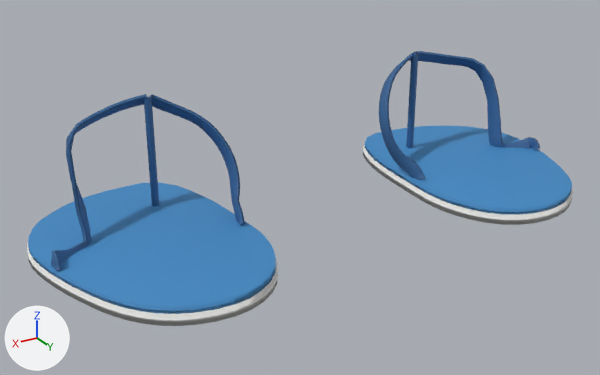
One commit to the glTF model assets-src/roupas/tenis/06_chinelo.glb: the scene before it, then after it.
Both versions are drawn from a 50 mm camera at (0.374, 0.525, 0.305) aimed at (0.028, -0.051, 0.017). Lighting does not change. The marker at lower left points along +X, +Y and +Z. The picture after the commit comes second.

Objects in the first picture: 'chinelo'.
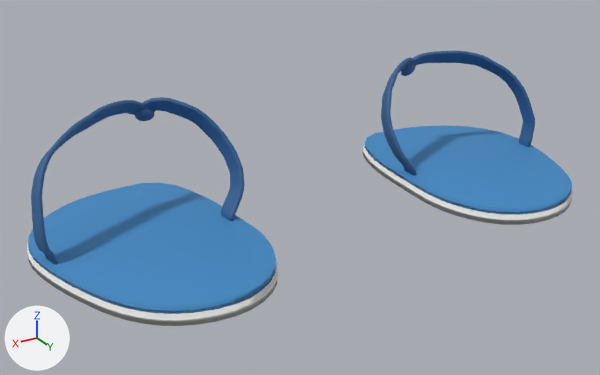
Commit message: Patoleiro como chapéu e tiras do chinelo refeitas

Edits to the scene script, one JSON object a line:
```json
{"block": "me_chinelo", "where": "# used by ob_chinelo; location = (0.0, 0.0, 0.0)"}
{"op": "remove", "block": "me_chinelo", "code": "me_chinelo.from_pydata(...)  # 876 vertices, 1712 faces; spans x -0.257..0.257, y -0.166..0.068, z -0.011..0.104"}
{"op": "add", "block": "me_chinelo", "code": "me_chinelo.from_pydata(...)  # 1708 vertices, 3376 faces; spans x -0.257..0.257, y -0.166..0.068, z -0.011..0.102"}
{"block": "me_chinelo", "change": "me_chinelo part 1: the loose piece of 112 vertices spanning x -0.141..-0.08, y -0.121..-0.031, z -0.001..0.104 is rebuilt with 298 vertices and now spans x -0.147..-0.078, y -0.124..-0.046, z 0.003..0.099"}
{"block": "me_chinelo", "change": "me_chinelo part 2: the loose piece of 112 vertices spanning x 0.137..0.249, y -0.124..-0.033, z -0.006..0.104 is rebuilt with 298 vertices and now spans x 0.135..0.256, y -0.127..-0.047, z 0.003..0.102"}
{"block": "me_chinelo", "change": "me_chinelo part 3: the loose piece of 112 vertices spanning x -0.25..-0.138, y -0.124..-0.034, z -0.006..0.104 is rebuilt with 298 vertices and now spans x -0.256..-0.136, y -0.127..-0.047, z 0.003..0.101"}
{"block": "me_chinelo", "change": "me_chinelo part 4: the loose piece of 112 vertices spanning x 0.08..0.14, y -0.12..-0.031, z -0.001..0.104 is rebuilt with 298 vertices and now spans x 0.078..0.145, y -0.124..-0.046, z 0.003..0.1"}
{"block": "me_chinelo", "change": "me_chinelo part 5: a new loose piece of 62 vertices spanning x -0.15..-0.133, y -0.127..-0.114, z 0.076..0.091, in mat_tira (blue #306195)"}
{"block": "me_chinelo", "change": "me_chinelo part 6: a new loose piece of 62 vertices spanning x 0.132..0.148, y -0.127..-0.114, z 0.077..0.091, in mat_tira (blue #306195)"}
{"block": "me_chinelo", "change": "me_chinelo part 7"}
{"block": "me_chinelo", "change": "18 vertices are removed from x -0.144..-0.137, y -0.114..-0.107, z 0.0..0.101"}
{"block": "me_chinelo", "change": "32 faces are deleted"}
{"block": "me_chinelo", "change": "me_chinelo part 8"}
{"block": "me_chinelo", "change": "18 vertices are removed from x 0.136..0.143, y -0.114..-0.107, z 0.0..0.101"}
{"block": "me_chinelo", "change": "32 faces are deleted"}
```

Pixel boxes (x1, y1, x2, y2) of what changed, in the pictures (600 x 375 px):
```json
{"part": 1, "of": "me_chinelo", "change": "rebuilt", "before": [379, 53, 425, 180], "after": [381, 57, 416, 176], "on screen": "23% narrower, 6% shorter"}
{"part": 2, "of": "me_chinelo", "change": "rebuilt", "before": [51, 94, 147, 270], "after": [31, 100, 147, 264], "on screen": "21% wider, 7% shorter"}
{"part": 3, "of": "me_chinelo", "change": "rebuilt", "before": [408, 51, 540, 150], "after": [412, 51, 535, 147], "on screen": "7% narrower"}
{"part": 4, "of": "me_chinelo", "change": "rebuilt", "before": [149, 94, 245, 225], "after": [143, 97, 244, 221]}
{"part": 5, "of": "me_chinelo", "change": "added", "after": [401, 64, 415, 76]}
{"part": 6, "of": "me_chinelo", "change": "added", "after": [135, 108, 154, 121]}
{"part": 7, "of": "me_chinelo", "change": "deleted", "before": [406, 55, 418, 148], "on screen": "blue"}
{"part": 8, "of": "me_chinelo", "change": "deleted", "before": [144, 97, 159, 206], "on screen": "blue"}
```
